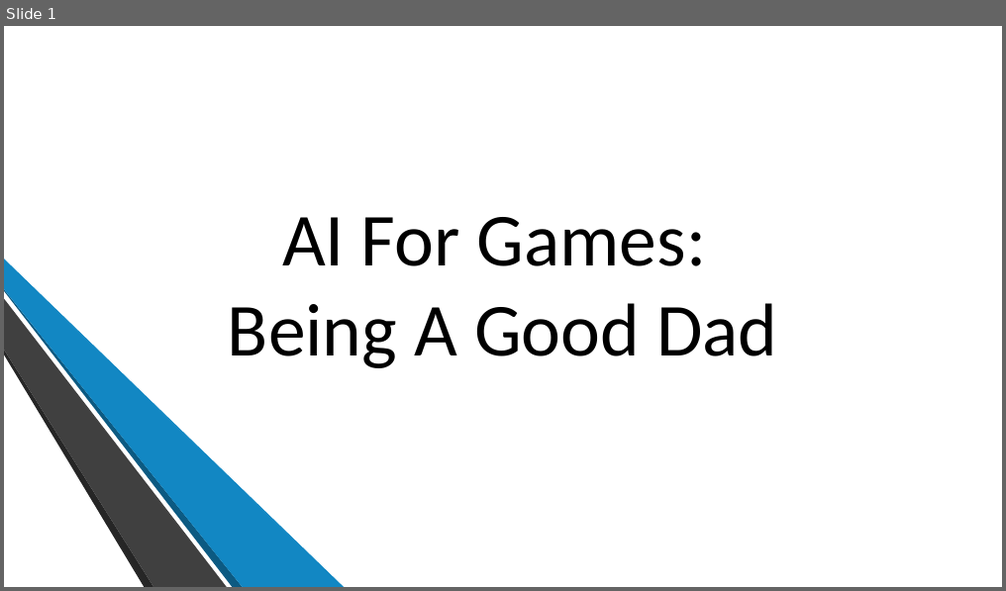
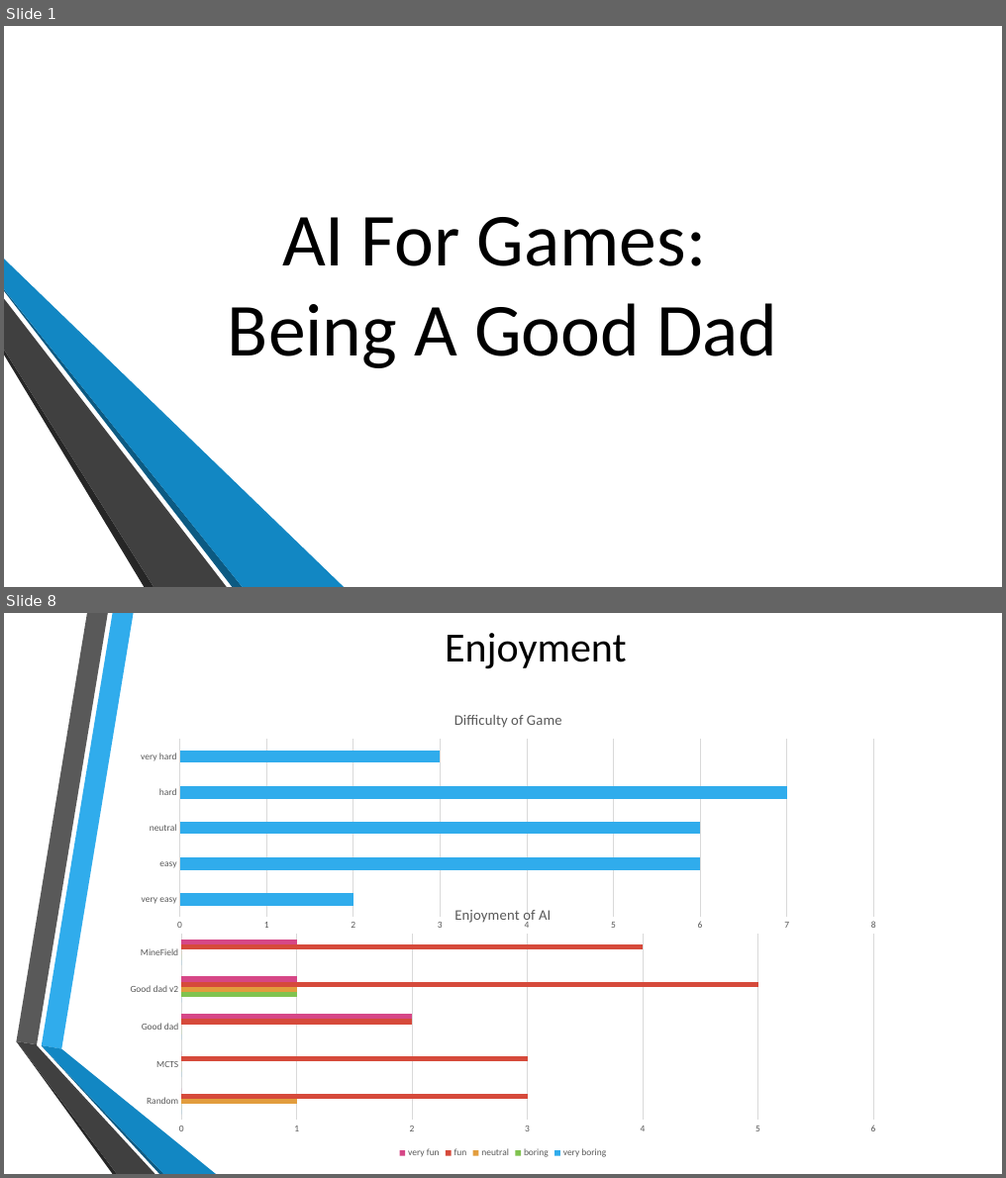
Before and after one commit to mDinardo08/diss, a slide deck: PosterDayPresentation.pptx. Shown one above the other, each under a label of ours: slide 1 before the commit, slides 1 and 8 after it; the slides between them are not shown. The pictures are 1006x591 and 1006x1178 pixels, drawn with LibreOffice and Linux fonts; fonts in the diff are those of the drawing; background and template pictures are left out. Boxes give left, top, right and bottom in pixels: in the first picture for what was removed or moved away, otherwise in the second. Text is boxed around its words. In the diff, an @@ line names an element or a change of style, - is before the commit and + after.

```diff
--- a/PosterDayPresentation.pptx
+++ b/PosterDayPresentation.pptx
@@ slide 8 added at (4, 613, 1002, 1174), background picture (left out) @@
@@ title added at (445, 633, 627, 669), 40 pt, text #000000 @@
+Enjoyment
@@ bar chart added at (126, 699, 891, 937) @@
+title "Difficulty of Game "
+categories: very easy, easy, neutral, hard, very hard
+Series 1: 2, 6, 6, 7, 3
@@ bar chart added at (115, 894, 892, 1161) @@
+title "Enjoyment of AI "
+categories: Random, MCTS, Good dad, Good dad v2, MineField
+very boring: 0, 0, 0, 0, 0
+boring: 0, 0, 0, 1, 0
+neutral: 1, 0, 0, 1, 0
+fun: 3, 3, 2, 5, 4
+very fun: 0, 0, 2, 1, 1
@@ group added at (16, 613, 216, 1174): 6 freeform shapes @@
```
Also in this commit, not shown: 2 slides changed, 5 other slides added, 4 slides removed, 4 other files.
